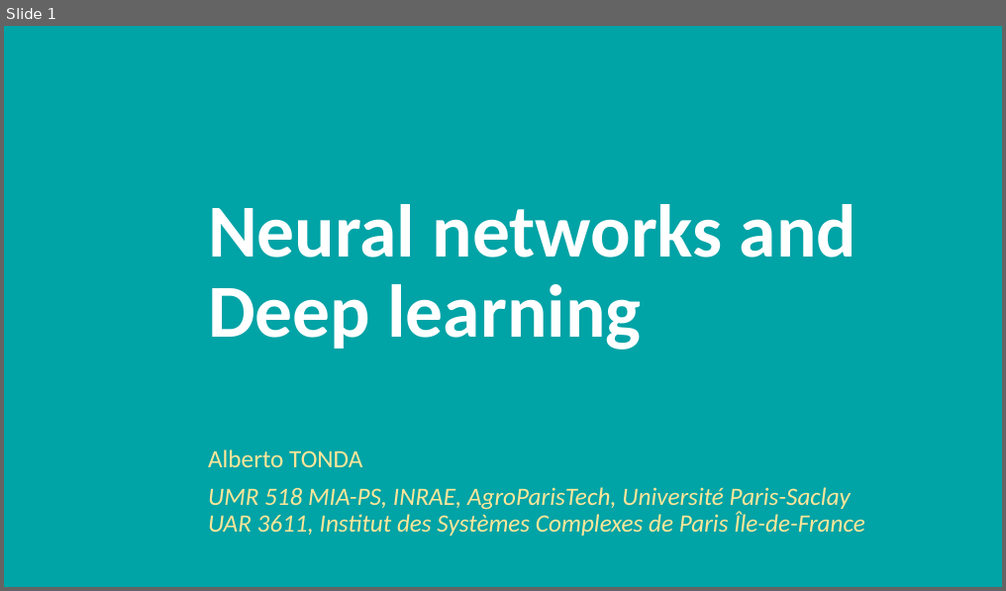
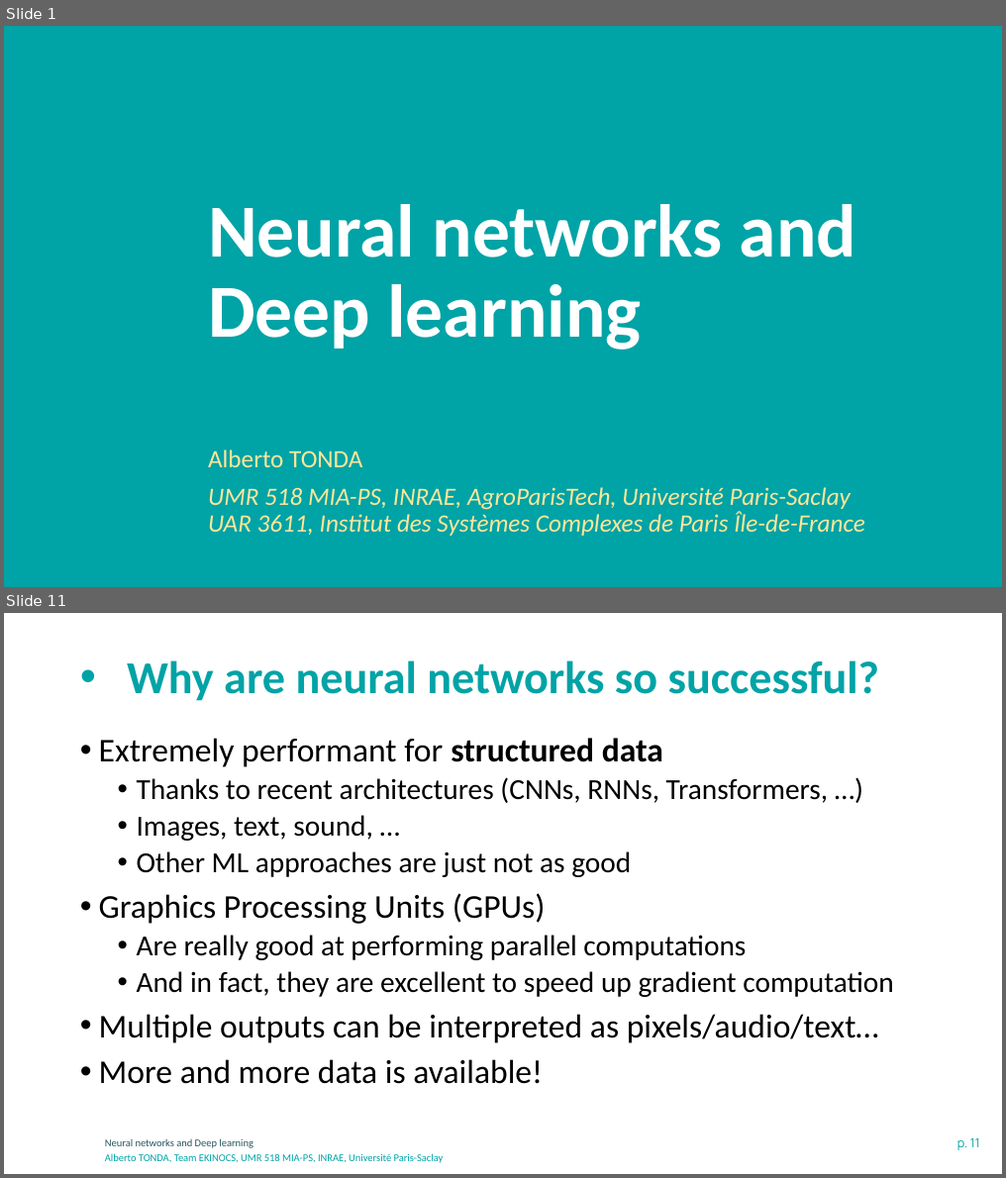
Before and after one commit to albertotonda/teaching, a slide deck: optimization-methods-for-artificial-intelligence/ml-neural-networks.pptx. Shown one above the other, each under a label of ours: slide 1 before the commit, slides 1 and 11 after it; the slides between them are not shown. The pictures are 1006x591 and 1006x1178 pixels, drawn with LibreOffice and Linux fonts; fonts in the diff are those of the drawing; background and template pictures are left out. Boxes give left, top, right and bottom in pixels: in the first picture for what was removed or moved away, otherwise in the second. Text is boxed around its words. In the diff, an @@ line names an element or a change of style, - is before the commit and + after.

```diff
--- a/optimization-methods-for-artificial-intelligence/ml-neural-networks.pptx
+++ b/optimization-methods-for-artificial-intelligence/ml-neural-networks.pptx
@@ slide 11 added at (4,613,1002,1174), background #FFFFFF @@
@@ title added at (127,661,880,701), 44 pt, text #00A3A6, bold @@
+• Why are neural networks so successful?
@@ text added at (99,738,893,1084), 28 pt, text #000000 @@
+• Extremely performant for structured data
+  • Thanks to recent architectures (CNNs, RNNs, Transformers, …)
+  • Images, text, sound, …
+  • Other ML approaches are just not as good
+• Graphics Processing Units (GPUs)
+  • Are really good at performing parallel computations
+  • And in fact, they are excellent to speed up gradient computation
+• Multiple outputs can be interpreted as pixels/audio/text…
+• More and more data is available!
@@ text added at (105,1139,253,1149), 10 pt, text #275662 @@
+Neural networks and Deep learning
@@ page number added at (957,1139,980,1151), 12 pt, text #00A3A6 @@
+p. 11
@@ text added at (105,1154,444,1163), 10 pt, text #00A3A6 @@
+Alberto TONDA, Team EKINOCS, UMR 518 MIA-PS, INRAE, Université Paris-Saclay
```
Also in this commit, not shown: 10 slides changed, 12 other slides added, 3 other files.
